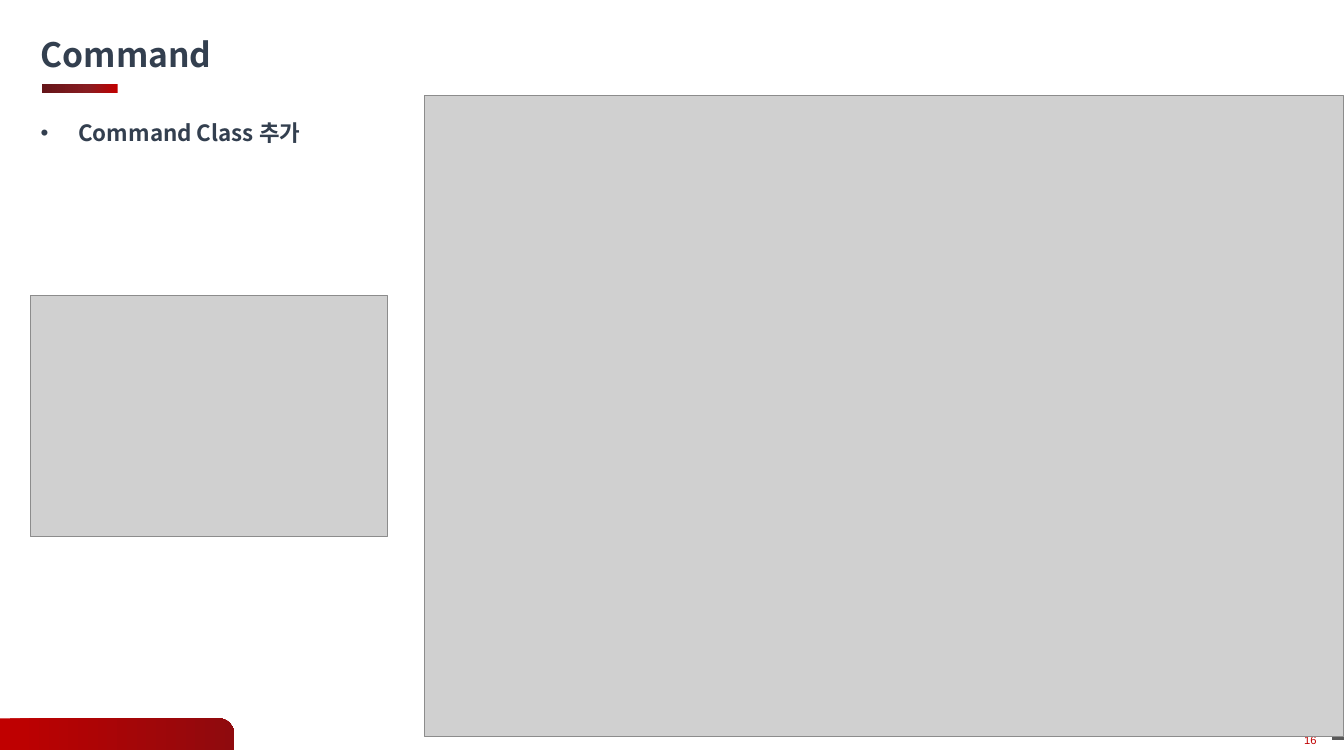
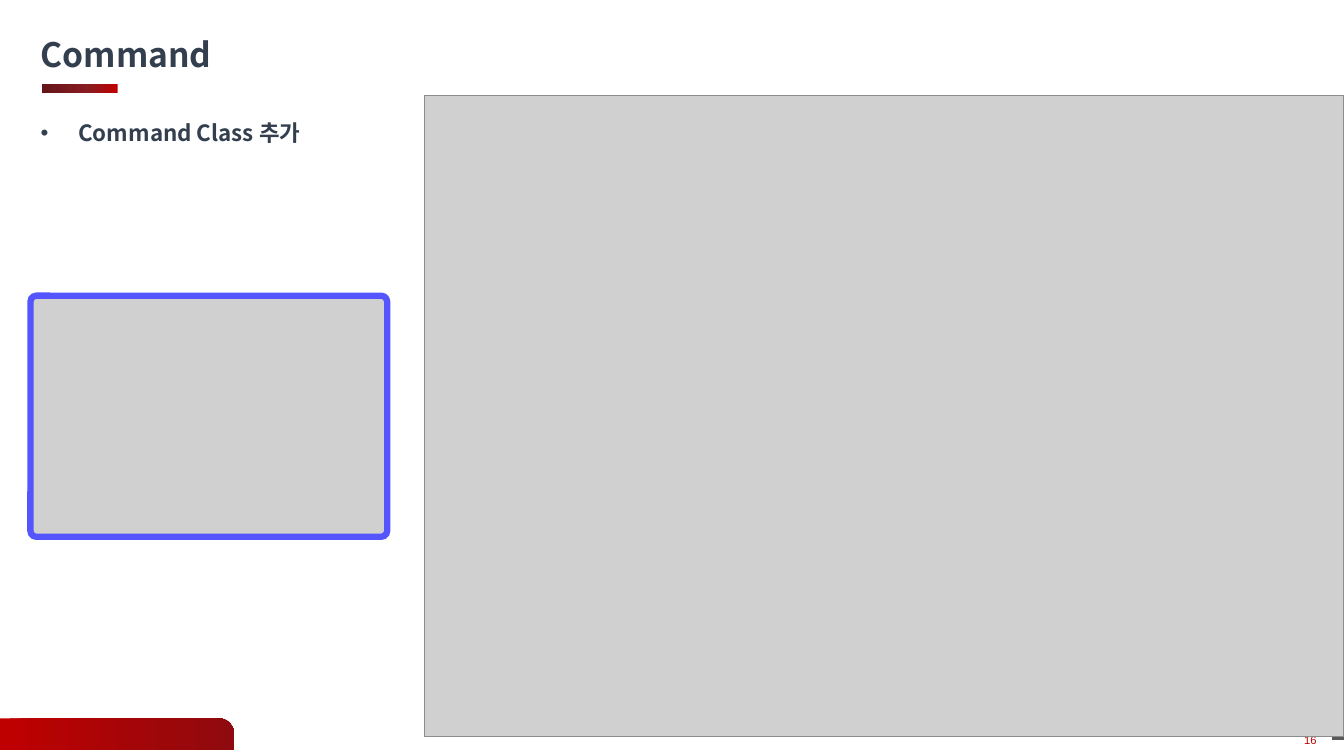
Before and after one commit to gyoon88/KlarfViewer, a slide deck: slide 16 of Docs/12주차_과제_발표_안광윤.pptx. Drawn at 1344x756 pixels with LibreOffice and Linux fonts; fonts in the diff are those of the drawing; grey boxes stand for pictures; background and template pictures are left out. Boxes give left, top, right and bottom in pixels: in the first picture for what was removed or moved away, otherwise in the second. Text is boxed around its words. In the diff, an @@ line names an element or a change of style, - is before the commit and + after.

```diff
--- a/Docs/12주차_과제_발표_안광윤.pptx
+++ b/Docs/12주차_과제_발표_안광윤.pptx
@@ rounded rectangle added at (30, 295, 387, 536), outline #5555FD 4.5 pt @@
```
Also in this commit, not shown: 2 other slides changed, 7 other files.
